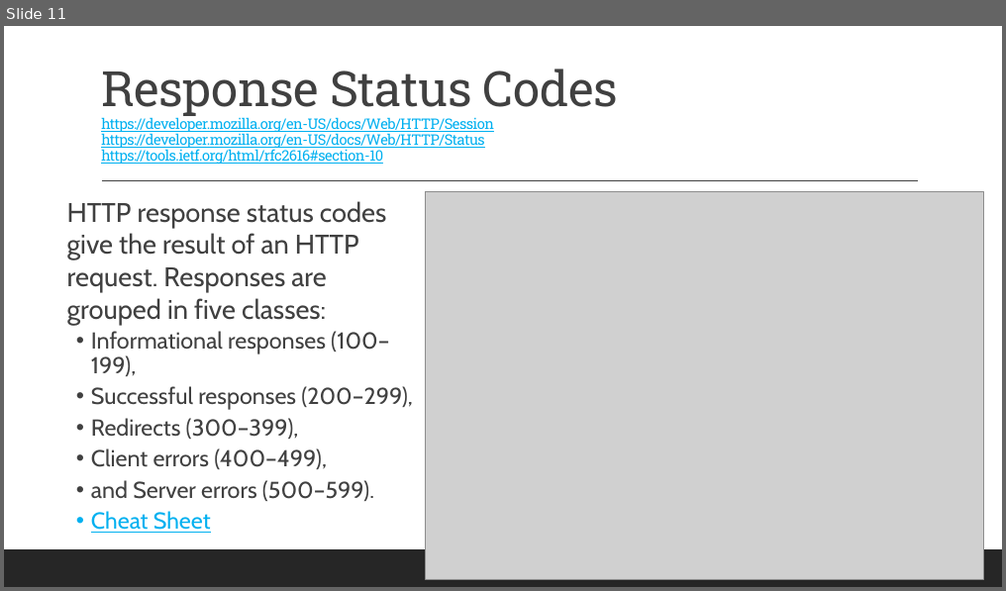
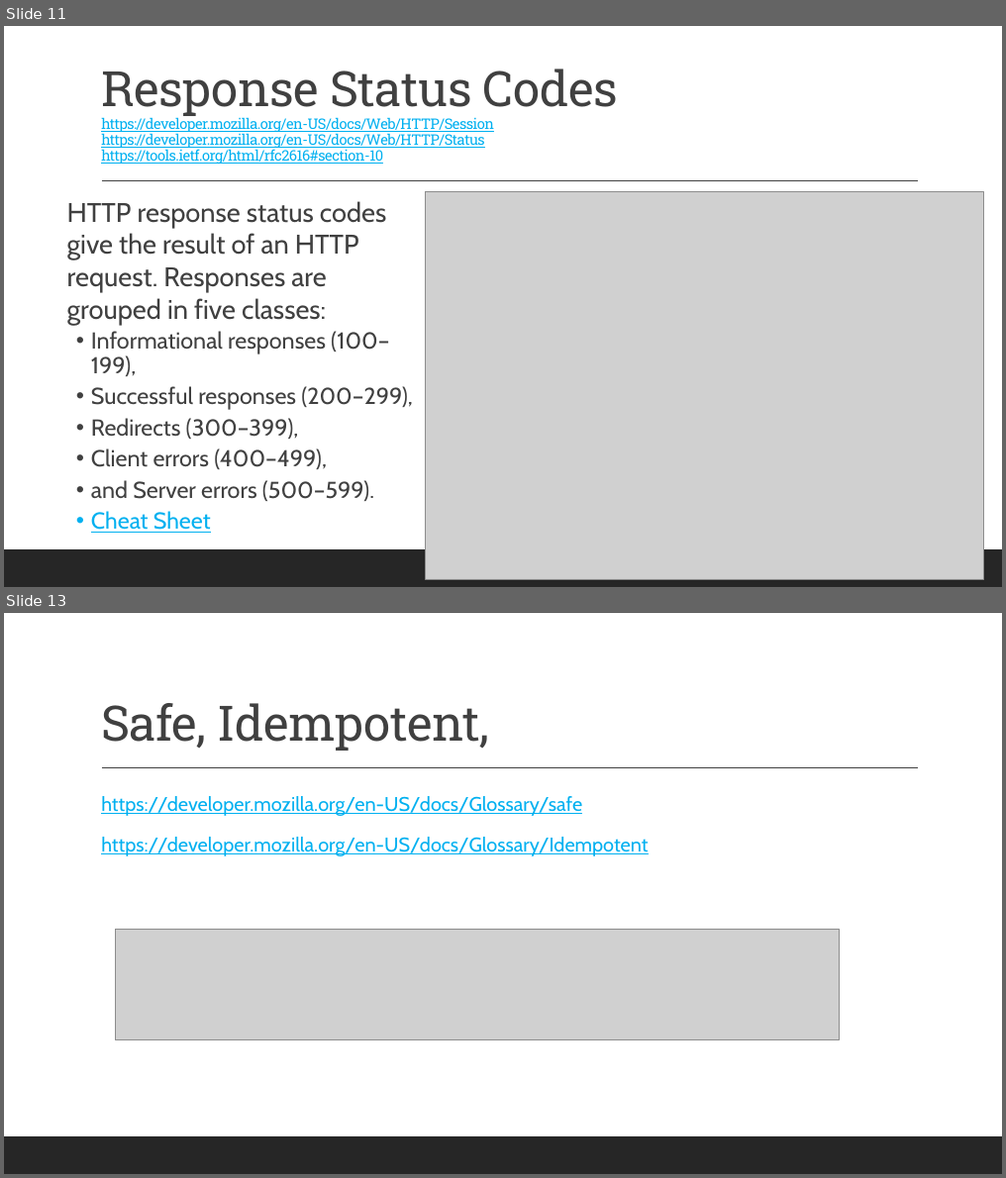
Before and after one commit to 2002-feb24-net/trainer-code, a slide deck: REPO_MarksCodeAndPPTs/DotNetPPTs/dotnetWeek3Ppts/D13_.NET_HTTPRequestLifeCycle.pptx. Shown one above the other, each under a label of ours: slide 11 before the commit, slides 11 and 13 after it; the slides between them are not shown. The pictures are 1006x591 and 1006x1178 pixels, drawn with LibreOffice and Linux fonts; fonts in the diff are those of the drawing; grey boxes stand for pictures. Boxes give left, top, right and bottom in pixels: in the first picture for what was removed or moved away, otherwise in the second. Text is boxed around its words. In the diff, an @@ line names an element or a change of style, - is before the commit and + after.

```diff
--- a/REPO_MarksCodeAndPPTs/DotNetPPTs/dotnetWeek3Ppts/D13_.NET_HTTPRequestLifeCycle.pptx
+++ b/REPO_MarksCodeAndPPTs/DotNetPPTs/dotnetWeek3Ppts/D13_.NET_HTTPRequestLifeCycle.pptx
@@ slide 13 added at box(4, 613, 1002, 1174), background #FFFFFF; not listed: 2 template elements that a slide beside it also shows @@
@@ title added at box(101, 703, 489, 751), 47 pt, text #404040 @@
+Safe, Idempotent,
@@ text added at box(101, 796, 648, 857), 19 pt, text #00B0F0, underline @@
+  https://developer.mozilla.org/en-US/docs/Glossary/safe
+  https://developer.mozilla.org/en-US/docs/Glossary/Idempotent
@@ picture added at box(115, 930, 839, 1041) @@
```
Also in this commit, not shown: 1 slide changed, 2 other slides added, 4 other files.
